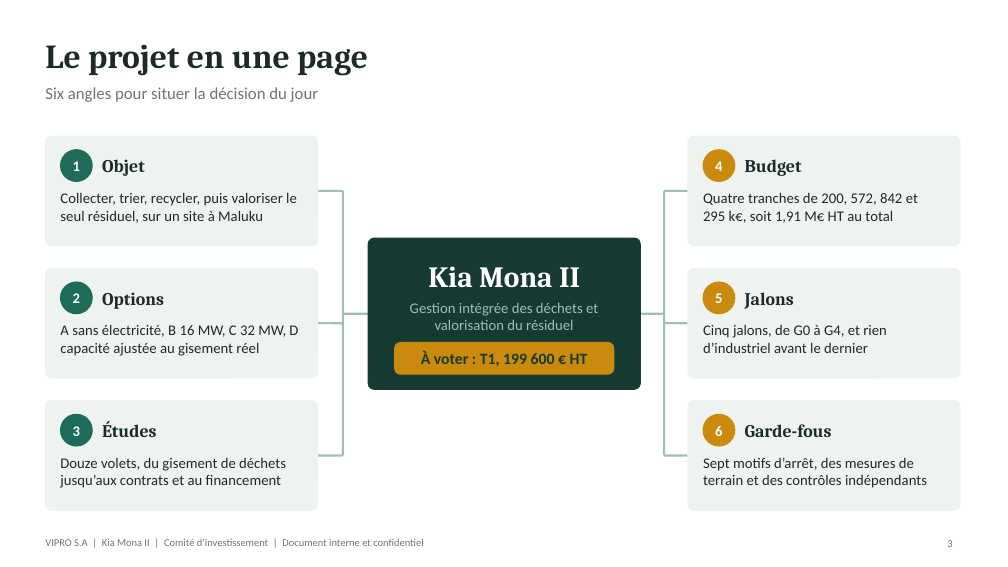
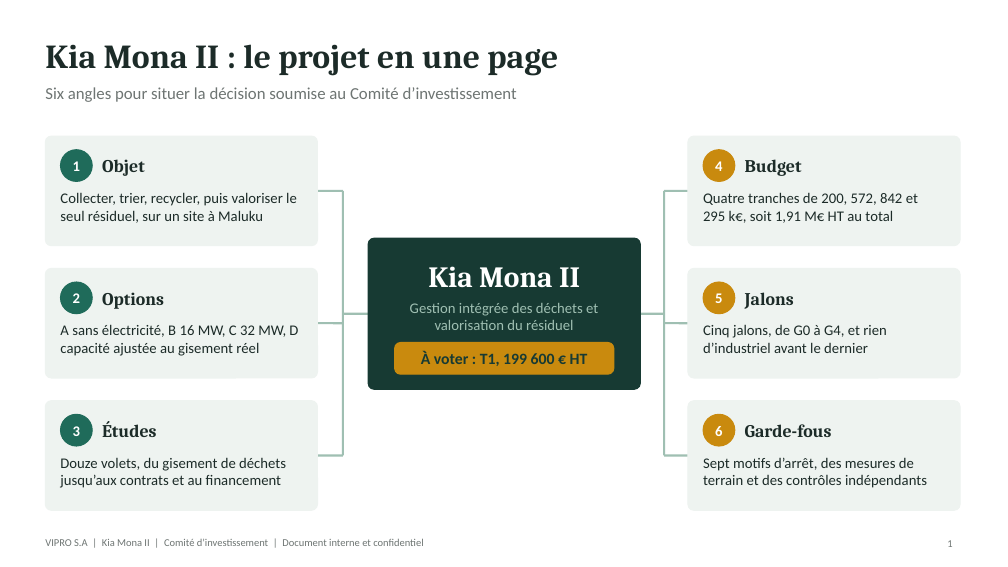
Before and after one commit to boujieka/Boujieka, a slide deck: slide 1 of docs/Kia_Mona_II_Decision_Actionnaires.pptx (slide 3 before the commit). Drawn at 1008x567 pixels with LibreOffice and Linux fonts; fonts in the diff are those of the drawing. Boxes give left, top, right and bottom in pixels: in the first picture for what was removed or moved away, otherwise in the second. Text is boxed around its words. In the diff, an @@ line names an element or a change of style, - is before the commit and + after.

```diff
--- a/docs/Kia_Mona_II_Decision_Actionnaires.pptx
+++ b/docs/Kia_Mona_II_Decision_Actionnaires.pptx
@@ title at bbox=[45, 44, 558, 76]: text changed @@
-Le projet en une page
+Kia Mona II : le projet en une page
@@ text at bbox=[45, 87, 517, 102]: text changed @@
-Six angles pour situer la décision du jour
+Six angles pour situer la décision soumise au Comité d’investissement
```
Also in this commit, not shown: 2 other files.
